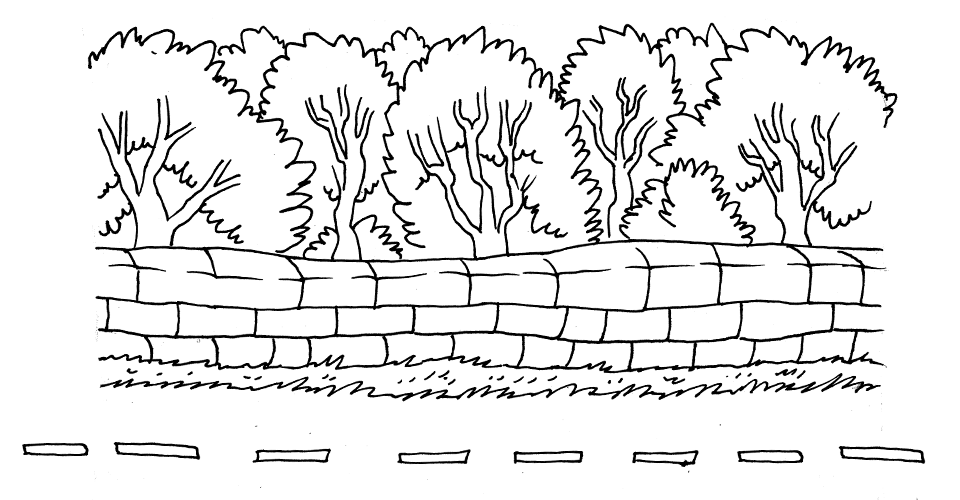
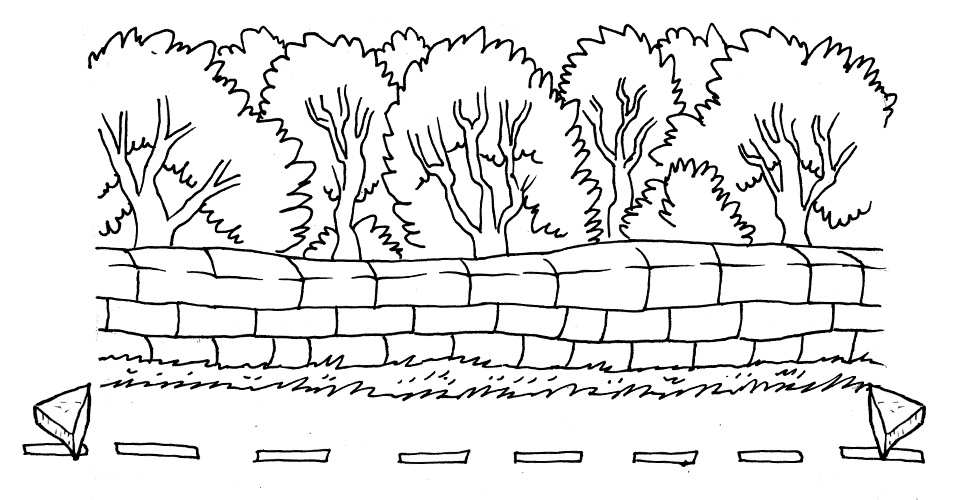
Layers edited between the first and the second 960 x 500 image:
added layer "Layer 2" above "Layer 1" over (x1=33, y1=382, x2=926, y2=461)
